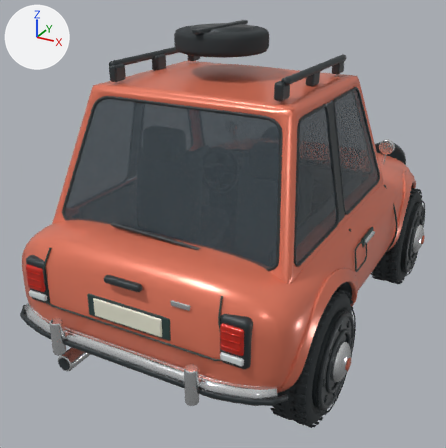
An edit to the FBX model unity/Assets/Resources/Cars/puddle.fbx, drawn before and after from the same camera.
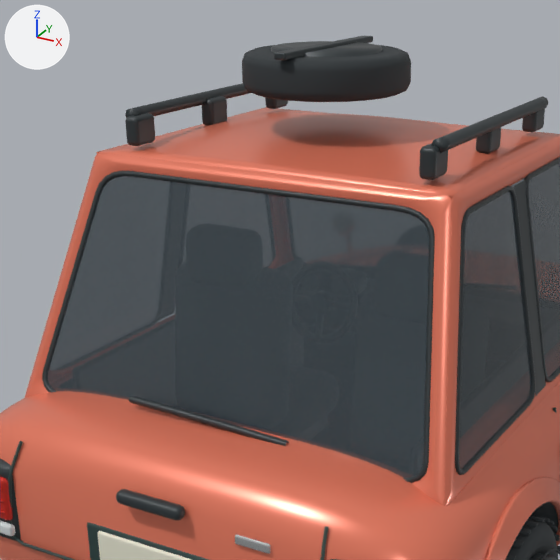
Old and new are each drawn whole from a camera (50 mm lens) standing at (1.704, -3.586, 2.377) and looking at (-0.139, -0.234, 0.701) and again close up on the part from 9% to 79% of the width and 0% to 70% of the height. Arrows for +X, +Y and +Z are at upper left; the lights stay in place. The first two pictures are the older version. Where no turn or scale is listed for an object, it has been applied to the vertices. Vertices at exactly the same position are counted once.

Names of what the first close-up shows: 'Body', 'Wheel_RR_Mesh'.
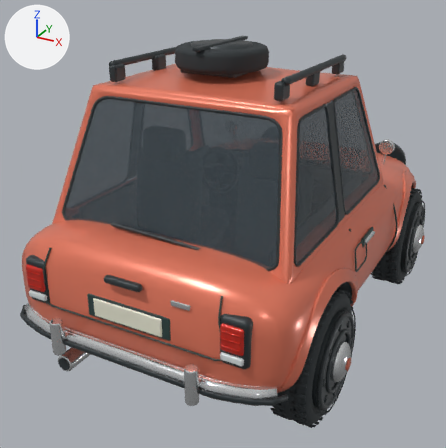
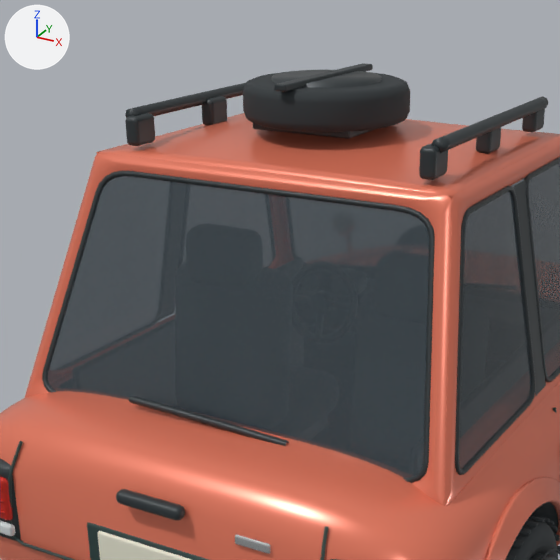
Where the newer file only moved an object's origin or applied its transform, the numbers keep the older frame.

What differs and where, as boxes (x1, y1, x2, y2) in the close-ups (560 x 560 px; the box of a moved part takes in the faces that stretch with it):
'Body', reshaped
    before: (0, 36, 560, 560)
    after: (0, 63, 560, 560)
part 1 of me_continuous_formed_body_shell, moved or reshaped
    before: (271, 41, 382, 57)
    after: (272, 70, 381, 88)
part 2 of me_continuous_formed_body_shell, added
    after: (274, 63, 373, 92)
part 3 of me_continuous_formed_body_shell, moved or reshaped
    before: (252, 36, 411, 93)
    after: (243, 72, 401, 139)

The change in detail:
me_continuous_formed_body_shell is used by ob_body; location (0.0, 0.0, 0.0).
me_continuous_formed_body_shell had 22005 vertices, 21005 faces and spanned x -0.89..0.89, y -1.59..1.59, z 0.25..2.02.
me_continuous_formed_body_shell now has 22101 vertices, 21103 faces and spans x -0.89..0.89, y -1.59..1.59, z 0.25..1.93.
me_continuous_formed_body_shell part 1: the loose piece of 48 vertices spanning x -0.17..0.17, y -0.67..-0.33, z 1.89..2.01 is moved by (0.0, 0.0, -0.09).
me_continuous_formed_body_shell part 2: the loose piece of 96 vertices spanning x -0.02..0.02, y -0.78..-0.22, z 2.0..2.02 is copied, and the copy is moved by (0.0, 0.0, -0.09); it spans x -0.02..0.02, y -0.78..-0.22, z 1.91..1.93.
me_continuous_formed_body_shell part 3: 168 vertices moved from x -0.26..0.26, y -0.78..-0.22, z 1.88..2.02 to x -0.26..0.26, y -0.76..-0.24, z 1.77..1.91; 120 vertices removed from x -0.02..0.26, y -0.78..-0.22, z 1.97..2.02; 120 vertices added at x -0.26..0.17, y -0.76..-0.24, z 1.77..1.91.
